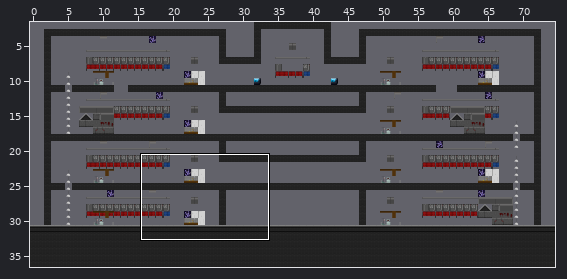
Two versions of a level (Tiled map, resources/tilemap/zona_hospital.tmx). Above: a wide view before the commit, with the close-up outlined.
Close-up. Before the commit:
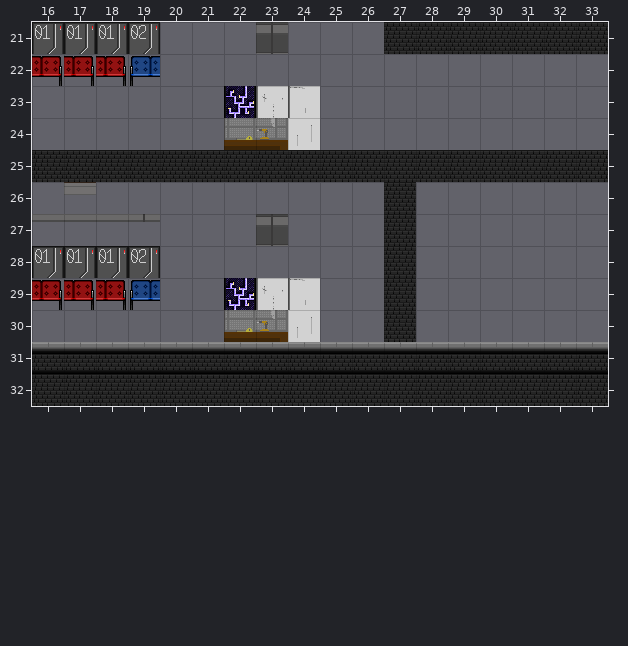
Cells are 32x32 px. Shown: x 16..33, y 21..32. The commit also changed other parts of the map, which this record leaves out. The commit also replaced the tileset; all pictures use the new one.
The result:
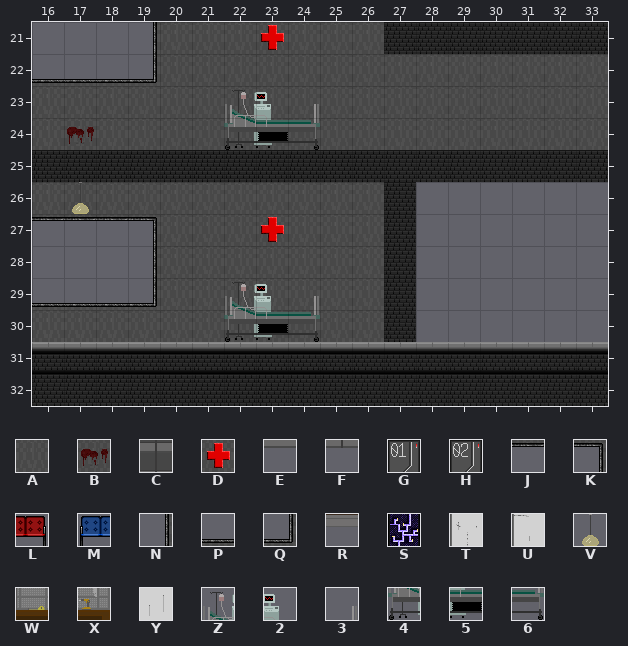
Key: from "template_tileset": A 33, B 34, C 54, D 66, E 68, F 69, G 80, H 81, J 83, K 84, L 92, M 93, N 99, P 113, Q 114, R 128, S 151, T 152, U 153, V 158, W 163, X 164, Y 165, Z 187, 2 188, 3 189, 4 202, 5 203, 6 204.
_ is an empty cell.
Changes in this commit:
Layer "Background":
y 21: x 16..22 GGGH___ -> ___NAAA; x 24..26 ___ -> AAA
y 22: x 16..33 LLLM______________ -> PPPQAAAAAAAAAAAAAA
y 23: x 16..33 __________________ -> AAAAAAAAAAAAAAAAAA
y 24: x 16..33 __________________ -> ABAAAAAAAAAAAAAAAA
y 26: x 16..26 ___________ -> AAAAAAAAAAA
y 27: x 16..22 EEEF___ -> JJJKAAA; x 24..26 ___ -> AAA
y 28: x 16..26 GGGH_______ -> ___NAAAAAAA
y 29: x 16..26 LLLM_______ -> PPPQAAAAAAA
y 30: x 16..26 ___________ -> AAAAAAAAAAA
Layer "Elements":
y 21: x 23 C -> D
y 23: x 22..24 STU -> Z23
y 24: x 22..24 WXY -> 456
y 26: x 17 R -> V
y 27: x 23 C -> D
y 29: x 22..24 STU -> Z23
y 30: x 22..24 WXY -> 456
Boxes around the changes in both close-ups, in picture pixels (x1, y1, x2, y2):
changed: (32, 22, 608, 150)
changed: (32, 182, 384, 342)
